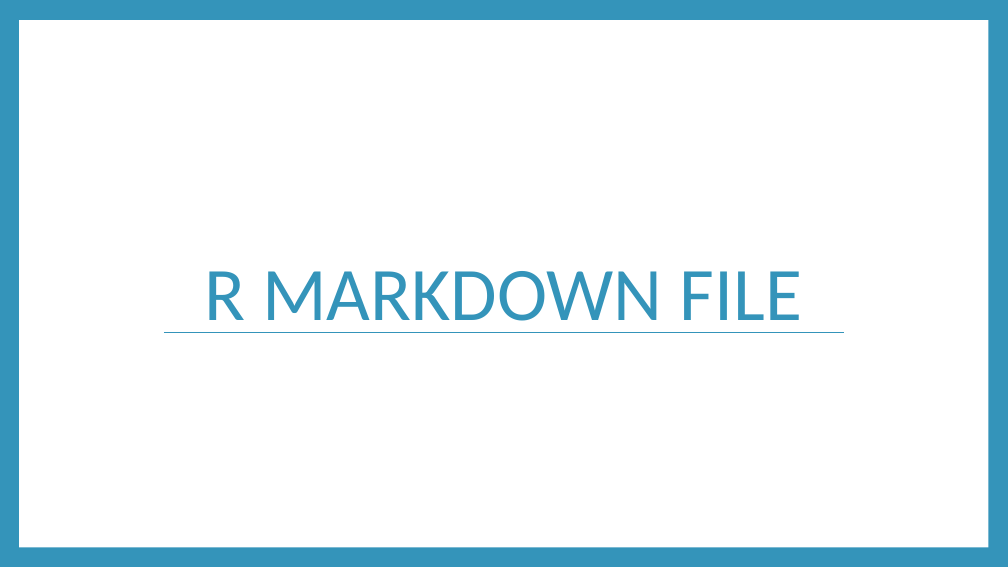
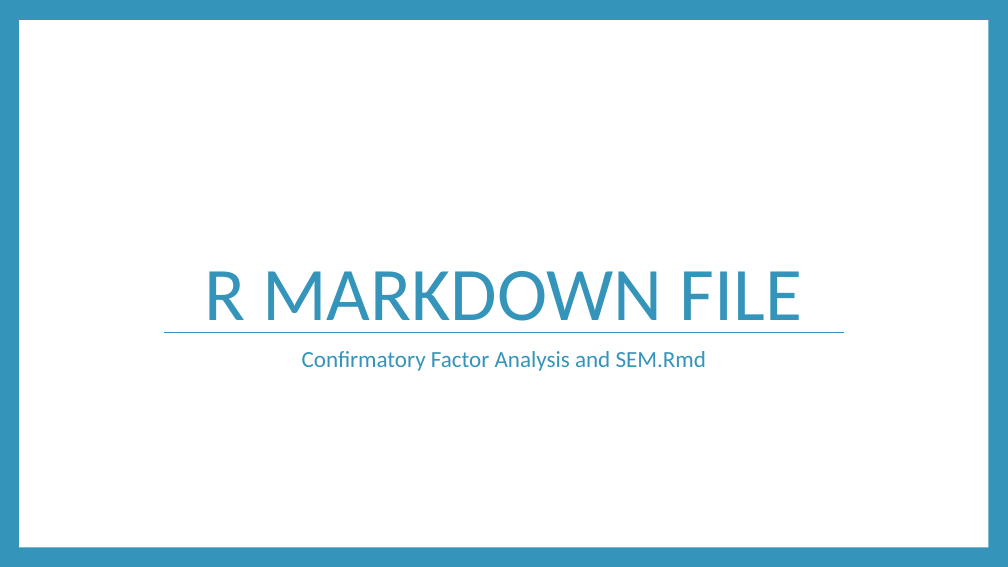
Before and after one commit to RandiLGarcia/datic-intro-to-r, a slide deck: slide 35 of docs/Day 2 Slides.pptx (slide 27 before the commit). Drawn at 1008x567 pixels with LibreOffice and Linux fonts; fonts in the diff are those of the drawing. Boxes give left, top, right and bottom in pixels: in the first picture for what was removed or moved away, otherwise in the second. Text is boxed around its words. In the diff, an @@ line names an element or a change of style, - is before the commit and + after.

```diff
--- a/docs/Day 2 Slides.pptx
+++ b/docs/Day 2 Slides.pptx
@@ text added at [302, 351, 706, 371], 22 pt, text #3494BA @@
+Confirmatory Factor Analysis and SEM.Rmd
```
Also in this commit, not shown: 9 other slides changed, 9 slides added, 1 slide removed, 58 other files.
